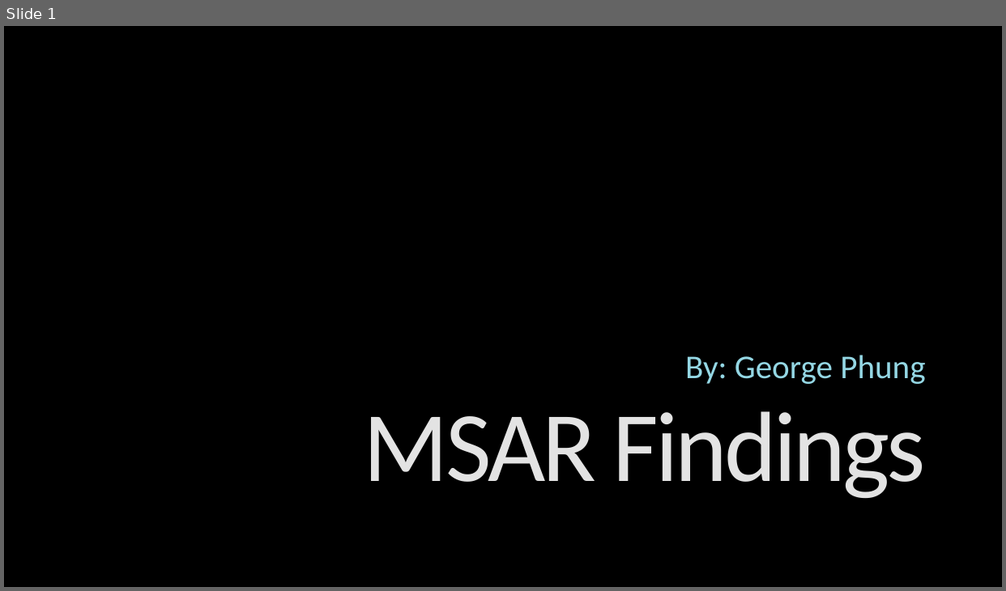
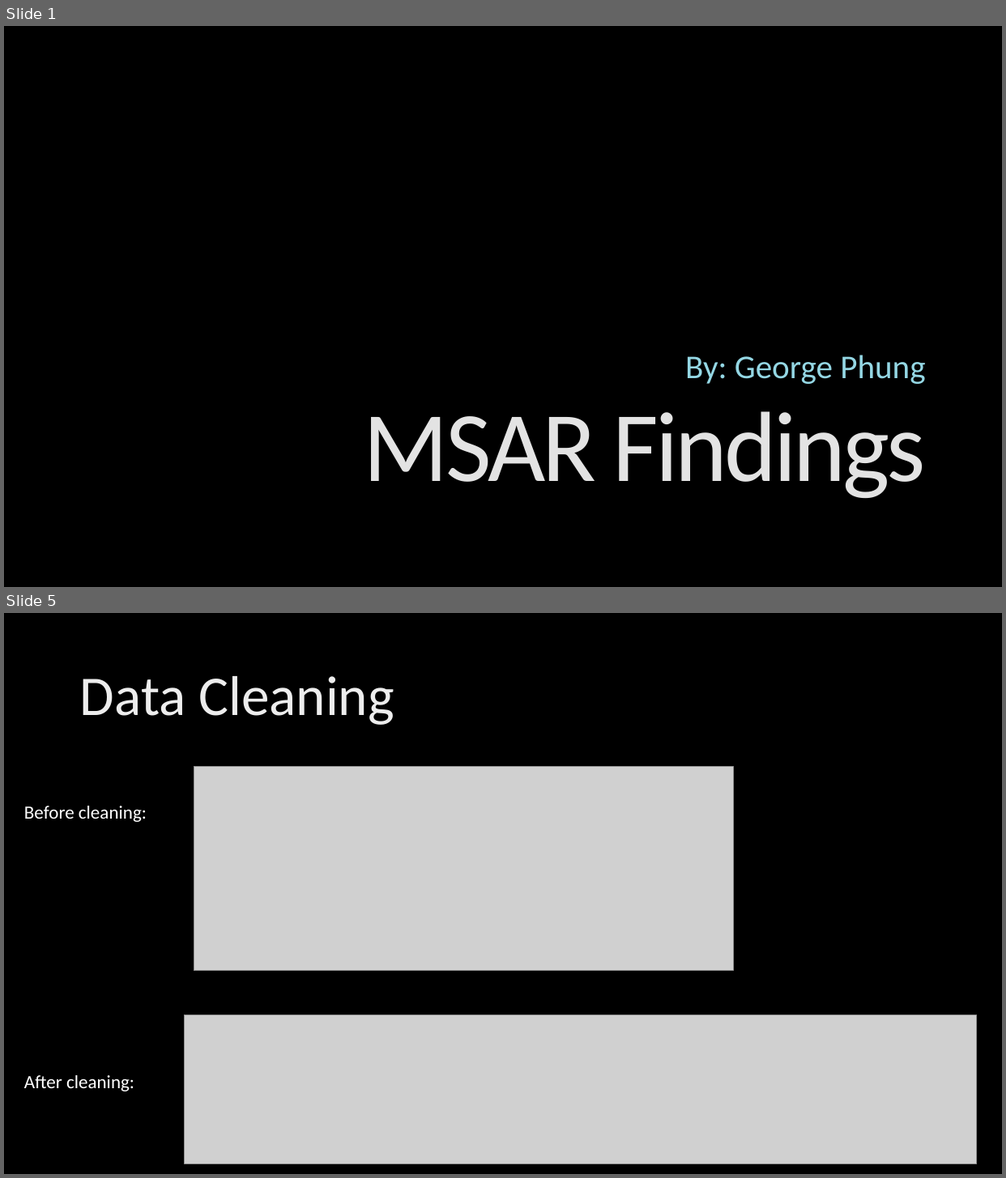
Before and after one commit to georgephung123/MSAR_Course_Consult, a slide deck: MSAR_Findings.pptx. Shown one above the other, each under a label of ours: slide 1 before the commit, slides 1 and 5 after it; the slides between them are not shown. The pictures are 1006x591 and 1006x1178 pixels, drawn with LibreOffice and Linux fonts; fonts in the diff are those of the drawing; grey boxes stand for pictures; background and template pictures are left out. Boxes give left, top, right and bottom in pixels: in the first picture for what was removed or moved away, otherwise in the second. Text is boxed around its words. In the diff, an @@ line names an element or a change of style, - is before the commit and + after.

```diff
--- a/MSAR_Findings.pptx
+++ b/MSAR_Findings.pptx
@@ slide 5 added at (x1=4, y1=613, x2=1002, y2=1174), background picture (left out) @@
@@ title added at (x1=80, y1=676, x2=394, y2=725), 54 pt, text gradient #BFBFBF to #EDEDED to #FFFFFF @@
+Data Cleaning
@@ picture added at (x1=194, y1=766, x2=733, y2=971) @@
@@ text added at (x1=24, y1=806, x2=147, y2=1092), 18 pt, text #FFFFFF @@
+Before cleaning:
+After cleaning:
@@ picture added at (x1=185, y1=1015, x2=977, y2=1165) @@
```
Also in this commit, not shown: 8 slides changed, 7 other slides added, 3 slides removed, 1 other file.
